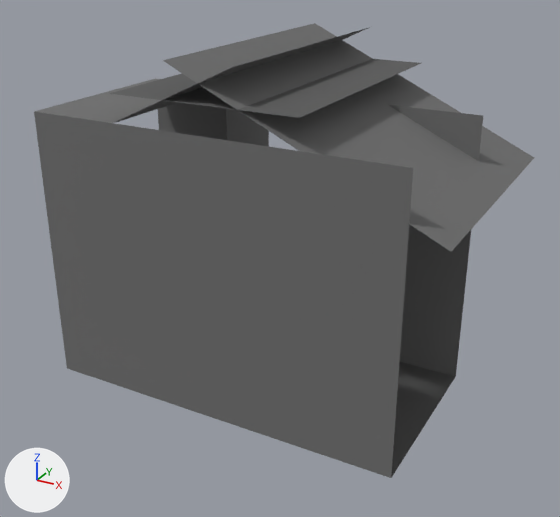
The Blender file Assets/Models/tunnels/tunnel3waynopipes.blend as it was, and as the next commit left it.
One viewpoint serves both versions: a camera (50 mm lens) standing at (3.89, -7.09, 4.78) and looking at (0.12, -0.23, 1.35). Arrows for +X, +Y and +Z are at lower left; the lights stay in place. The picture after the commit comes second.

Script lines for the objects in view, before the commit:
```python
me_plane_001 = bpy.data.meshes.new('Plane.001')
me_plane_001.from_pydata([(-1.5, -2.5, 0.0), (1.5, -2.5, 0.0), (-1.5, 1.5, 0.0), (1.5, 1.5, 0.0)], [], [(0, 1, 3, 2)])
me_plane_001.materials.append(mat_concrete)  # dark grey #6e6e6e
me_plane_003 = bpy.data.meshes.new('Plane.003')
me_plane_003.from_pydata([(-0.5, -0.5, 0.0), (0.5, -0.5, 0.0), (-0.5, 0.5, 0.0), (0.5, 0.5, 0.0)], [], [(0, 1, 3, 2)])
me_plane_003.materials.append(mat_concrete)  # dark grey #6e6e6e
me_plane_007 = bpy.data.meshes.new('Plane.007')
me_plane_007.from_pydata([(-1.5, -1.5, 0.0), (1.5, -1.5, 0.0), (-1.5, 1.5, 0.0), (1.5, 1.5, 0.0)], [], [(0, 1, 3, 2)])
me_plane_007.materials.append(mat_concrete)  # dark grey #6e6e6e
ob_plane_001 = bpy.data.objects.new('Plane.001', me_plane_003)
ob_plane_001.location = (-1.5, -0.5, 3.0)
ob_plane_001.rotation_euler = (-3.142, 0.0, 0.0)  # degrees (-180, 0, 0)
ob_plane_001.scale = (1.0, 2.0, 1.0)
ob_roof1 = bpy.data.objects.new('Roof1', me_plane_007)
ob_roof1.location = (1.0, 0.0, 3.0)
ob_roof1.rotation_euler = (0.0, 3.578, 0.0)  # degrees (0, 205, 0)
ob_wall1_001 = bpy.data.objects.new('Wall1.001', me_plane_001)
ob_wall1_001.location = (-0.5, -1.5, 1.5)
ob_wall1_001.rotation_euler = (-1.571, 1.571, 0.0)  # degrees (-90, 90, 0)
# also in view: 'Floor.001' at (0.0, 0.0, 3.28); 'Wall1.003' at (1.5, 0.5, 1.5); 'Roof2' at (-0.32, 0.0, 3.31); 'Plane.002' at (1.5, -0.5, 0.0); 'Wall1.002' at (-1.5, 0.5, 1.5)
```
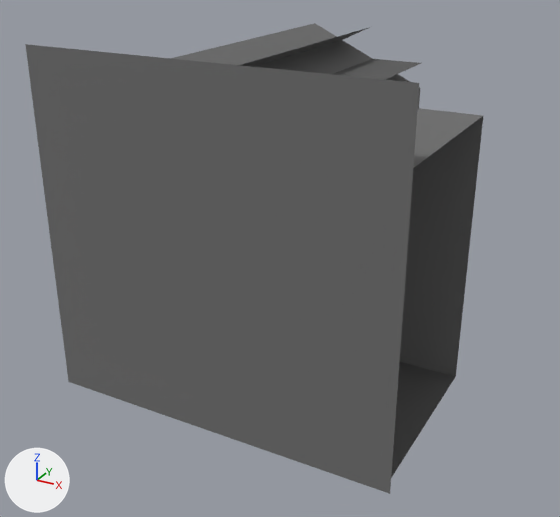
Changed parts and their boxes [x1, y1, x2, y2] in the pictures (560 x 517 px):
'Wall1.001', moved, rescaled (23% taller)
    before: [34, 112, 413, 478]
    after: [25, 44, 419, 494]
'Roof1', reshaped
    before: [163, 23, 534, 252]
    after: [170, 23, 421, 89]
'Plane.003', added
    after: [413, 108, 483, 168]
'Floor.001', unchanged, covered by the edit
    before: [109, 59, 421, 118]
    after: [333, 59, 421, 80]
'Plane.001', unchanged, covered by the edit
    before: [34, 78, 161, 123]
'Wall1.002', unchanged, covered by the edit
    before: [158, 102, 227, 140]

Patch to the scene script:
```diff
--- a/Assets/Models/tunnels/tunnel3waynopipes.blend.py
+++ b/Assets/Models/tunnels/tunnel3waynopipes.blend.py
@@ mat_concrete_002 @@
+mat_concrete_002 = principled_material('Concrete.002')
+mat_concrete_002.base_color = (0.157, 0.157, 0.157)  # dark grey #6e6e6e
+mat_concrete_002.roughness = 0.934
@@ me_plane_007 @@
 # used by ob_roof1; location = (1.0, 0.0, 3.0); rotation_euler = (0.0, 3.578, 0.0), in degrees (0, 205, 0)
-me_plane_007.from_pydata(...)  # 4 vertices, 1 face; spans x -1.5..1.5, y -1.5..1.5, z 0.0
-me_plane_007.vertices[0].co = (-1.5, -1.5, 0.0)  # pixel (451, 251)
-me_plane_007.vertices[2].co = (-1.5, 1.5, 0.0)  # pixel (534, 157)
+me_plane_007.from_pydata(...)  # 4 vertices, 1 face; spans x -0.01..1.5, y -1.5..1.5, z 0.0
+# me_plane_007 part 1
+me_plane_007.vertices[0].co = (-0.01, -1.5, 0.0)  # pixel (300, 151)
+me_plane_007.vertices[2].co = (-0.01, 1.5, 0.0)  # pixel (421, 88)
 me_plane_007.materials.append(mat_concrete)
@@ me_plane_012 @@
+me_plane_012.from_pydata([(-0.5, -0.5, 0.0), (0.5, -0.5, 0.0), (-0.5, 0.5, 0.0), (0.5, 0.5, 0.0)], [], [(0, 1, 3, 2)])
+me_plane_012.materials.append(mat_concrete_002)  # dark grey #6e6e6e
@@ ob_wall1_001 @@
 ob_wall1_001 = bpy.data.objects.new('Wall1.001', me_plane_001)
-ob_wall1_001.location = (-0.5, -1.5, 1.5)
+ob_wall1_001.location = (-0.5, -1.5, 1.74)
 ob_wall1_001.rotation_euler = (-1.571, 1.571, 0.0)  # degrees (-90, 90, 0)
+ob_wall1_001.scale = (1.28, 1.0, 1.0)
@@ ob_plane_003 @@
+ob_plane_003 = bpy.data.objects.new('Plane.003', me_plane_012)
+ob_plane_003.location = (1.5, -0.5, 3.0)
+ob_plane_003.rotation_euler = (-3.142, 0.0, 0.0)  # degrees (-180, 0, 0)
+ob_plane_003.scale = (1.0, 2.0, 1.0)
```
